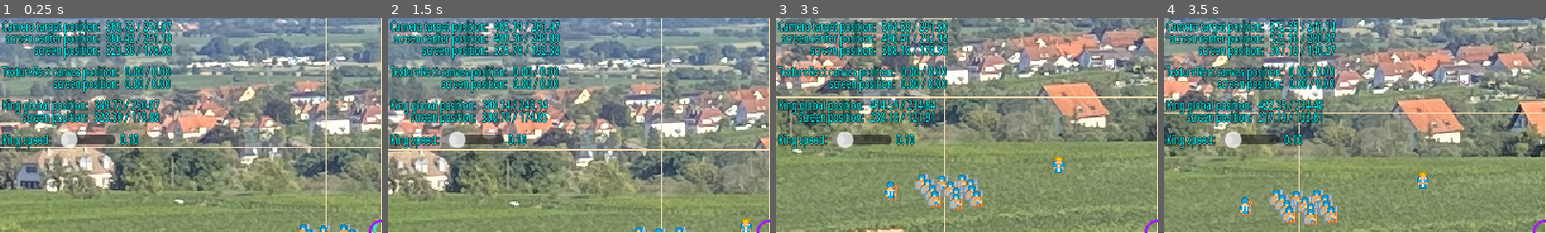
Above: before the commit, frames 1-4 (left to right).
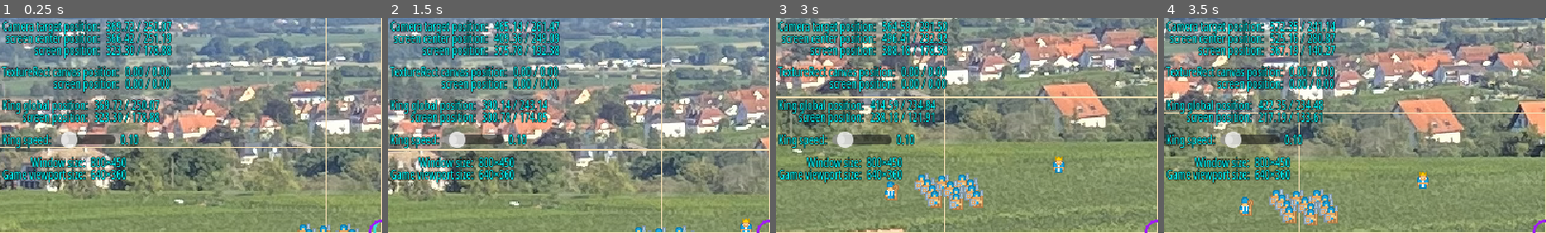
Above: after the commit, the same moments.

Repository: Toxe/godot-pixel-style
Game: Godot game, scene res://scenes/main.tscn
Same seed, same stepped clock (60 frames per second), same inputs: the game is played once before the commit and once after it.
Inputs:
- Up to frame 1 (0.25 s): no input
- Up to frame 2 (1.5 s): tap Enter at 0.5 s; hold Right (ui_right) 0.53-1.28 s; hold G (toggle_gui) 0.53-1.28 s; hold Down (ui_down) from 1.28 s (still down); tap G (toggle_gui) at 1.35 s
- Up to frame 3 (3 s): release Down (ui_down) at 2.03 s; hold Right (ui_right) 2.03-2.78 s; hold G (toggle_gui) 2.03-2.78 s; hold Up (ui_up) from 2.78 s (still down); tap G (toggle_gui) at 2.85 s
- Up to frame 4 (3.5 s): keep holding Up (ui_up)
The pictures show only the part of the screen within x 0-50%, y 0-50%; the shares and areas given below are measured in that part.

The runs differ from the first frame. In frame 1, 2.3% of the frame differs, in the area x 0-33%, y 64-78%; in frame 2, 2.3%; in frame 3, 2.3%; in frame 4, 2.3%.

Commit message:
Show window and game viewport size

Diff:
--- a/PixelStyle/scenes/gui.gd
+++ b/PixelStyle/scenes/gui.gd
@@ -8,6 +8,7 @@
 @onready var king_label: Label = $HBoxContainer/VBoxContainer/HBoxContainer3/KingLabel
 @onready var king_speed_slider: HSlider = $HBoxContainer/VBoxContainer/HBoxContainer4/KingSpeedSlider
 @onready var king_speed_label: Label = $HBoxContainer/VBoxContainer/HBoxContainer4/KingSpeedLabel
+@onready var window_size_label: Label = $HBoxContainer/VBoxContainer/HBoxContainer5/WindowSizeLabel
 
 
 func _ready() -> void:
@@ -19,6 +20,7 @@
     camera_label.text = "%s\n%s\n%s" % [format_vector(game.camera.get_target_position()), format_vector(game.camera.get_screen_center_position()), format_vector(game.camera.get_screen_transform().origin)]
     texture_rect_label.text = "%s\n%s" % [format_vector(texture_rect.get_canvas_transform().origin), format_vector(texture_rect.get_screen_transform().origin)]
     king_label.text = "%s\n%s" % [format_vector(game.king.global_position), format_vector(game.king.get_screen_transform().origin)]
+    window_size_label.text = "%s\n%s" % [format_size(get_window().size), format_size((game.get_viewport() as SubViewport).size)]
     queue_redraw()
 
 
@@ -47,6 +49,10 @@
     return "%.2f / %.2f" % [vec.x, vec.y]
 
 
+func format_size(vec: Vector2i) -> String:
+    return "%d×%d" % [vec.x, vec.y]
+
+
 func _on_king_speed_slider_value_changed(value: float) -> void:
     game.king_speed = value
     king_speed_label.text = "%.2f" % game.king_speed
--- a/PixelStyle/scenes/gui.tscn
+++ b/PixelStyle/scenes/gui.tscn
@@ -76,6 +76,19 @@
 layout_mode = 2
 text = "???"
 
+[node name="HBoxContainer5" type="HBoxContainer" parent="HBoxContainer/VBoxContainer"]
+layout_mode = 2
+
+[node name="Label" type="Label" parent="HBoxContainer/VBoxContainer/HBoxContainer5"]
+layout_mode = 2
+text = "Window size:
+Game viewport size:"
+horizontal_alignment = 2
+
+[node name="WindowSizeLabel" type="Label" parent="HBoxContainer/VBoxContainer/HBoxContainer5"]
+layout_mode = 2
+text = "???"
+
 [node name="HotkeysLabel" type="Label" parent="HBoxContainer"]
 layout_mode = 2
 size_flags_vertical = 0
